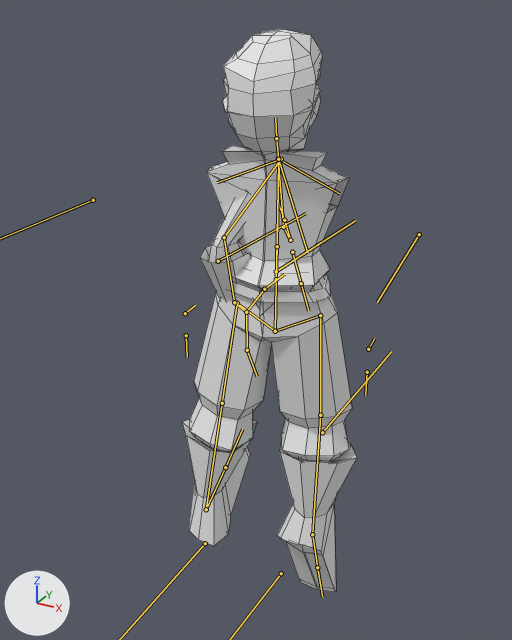
An edit to the FBX model Assets/objects/player_model.fbx, drawn before and after from the same camera.
Camera for both pictures: a 50 mm lens placed at (10.1, -19.0, 18.7), pointed at (-0.8, 1.0, 8.7). Arrows for +X, +Y and +Z are at lower left; the lights stay in place. Both versions are drawn at frame 2 of the action 'Armature|Idle_01'; the numbers are the values there. The bones that bend it are drawn over the model as lines. Mesh edges are drawn as thin lines.
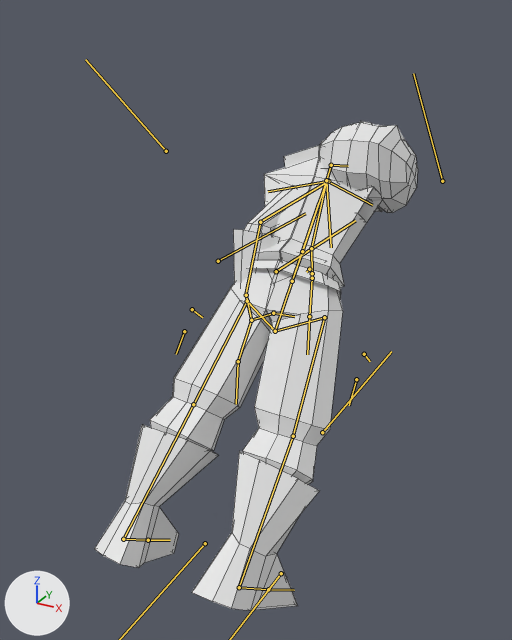
Commit message: Añadido player con 3 animaciones

Where the change shows, as pixel boxes [x1, y1, x2, y2] in the pictures (512 x 640 px):
'Cube.006', posed (19% wider, 16% taller)
    before: [190, 276, 352, 461]
    after: [150, 269, 343, 484]
'Cube.007', posed (28% wider, 7% taller)
    before: [182, 419, 357, 592]
    after: [95, 425, 319, 611]
'Cube.004', posed
    before: [207, 146, 348, 290]
    after: [256, 145, 373, 288]
'Cube.008', posed (28% shorter)
    before: [223, 29, 322, 156]
    after: [321, 122, 418, 213]
'Cube.003', posed
    before: [208, 131, 349, 263]
    after: [244, 140, 381, 236]
'Cube.002', posed
    before: [200, 245, 251, 301]
    after: [233, 229, 280, 283]
'Cube.005', posed
    before: [229, 275, 330, 303]
    after: [248, 259, 341, 296]
'Cube.001', posed
    before: [223, 65, 321, 113]
    after: [349, 121, 384, 212]
bone 'Armature|pelvisUP', root to tip
    before: (275, 331) to (278, 188)
    after: (275, 331) to (318, 203)
bone 'Armature|Bone_L.003', root to tip
    before: (206, 509) to (225, 467)
    after: (123, 539) to (148, 540)
bone 'Armature|Bone_R.003', root to tip
    before: (312, 534) to (317, 567)
    after: (239, 587) to (268, 589)
bone 'Armature|neck', root to tip
    before: (278, 159) to (276, 138)
    after: (326, 180) to (331, 165)
bone 'Armature|head', root to tip
    before: (276, 138) to (275, 117)
    after: (331, 165) to (348, 166)

The edits, one by one:
Bone 'Armature|pelvisUP' (bone_armature_pelvisup) turns from (0, 7, 0) to (-41, 0, 0) degrees about its own x, y and z.
Bone 'Armature|Bone_L.003' (bone_armature_bone_l_003) turns from (25, -6, -7) to (6, -6, -1) degrees about its own x, y and z.
Bone 'Armature|Bone_R.003' (bone_armature_bone_r_003) turns from (-64, -3, 1) to (11, -1, 1) degrees about its own x, y and z.
Bone 'Armature|neck' (bone_armature_neck) turns from (0, -1, 11) to (0, 0, 0) degrees about its own x, y and z.
Bone 'Armature|head' (bone_armature_head) turns from (0, 0, 0) to (0, 0, -87) degrees about its own x, y and z.
